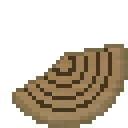
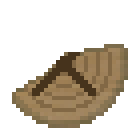
Comparing the layer stacks of the two 128 × 128 images. Changes:
added layer "Layer 3" above "Layer 2" over [32, 52, 96, 96]
painted on "Layer 2" over [24, 48, 112, 112]
